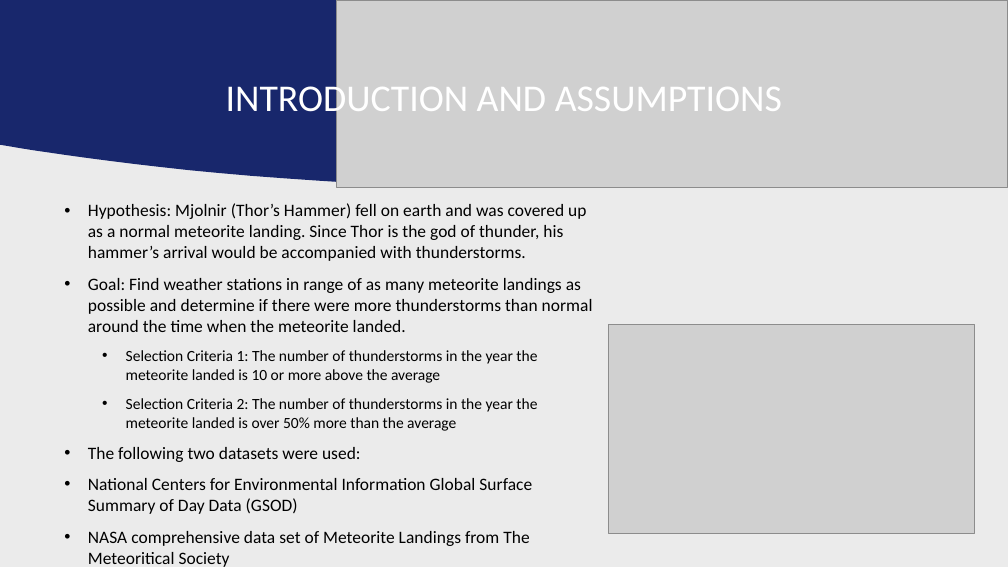
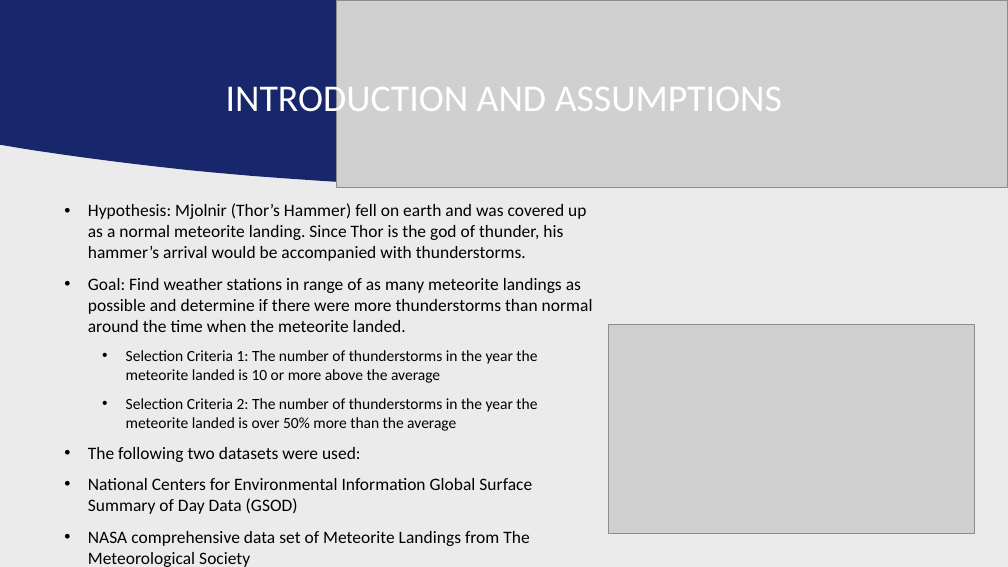
Before and after one commit to Jollyfalcon/Mjolnir, a slide deck: slide 2 of Mjolnir Group Presentation.pptx. Drawn at 1008x567 pixels with LibreOffice and Linux fonts; fonts in the diff are those of the drawing; grey boxes stand for pictures; background and template pictures are left out. Boxes give left, top, right and bottom in pixels: in the first picture for what was removed or moved away, otherwise in the second. Text is boxed around its words. In the diff, an @@ line names an element or a change of style, - is before the commit and + after.

```diff
--- a/Mjolnir Group Presentation.pptx
+++ b/Mjolnir Group Presentation.pptx
@@ text at [88,531,529,567]: text changed @@
-• NASA comprehensive data set of Meteorite Landings from The Meteoritical Society
+• NASA comprehensive data set of Meteorite Landings from The Meteorological Society
```
Also in this commit, not shown: 11 other files.
